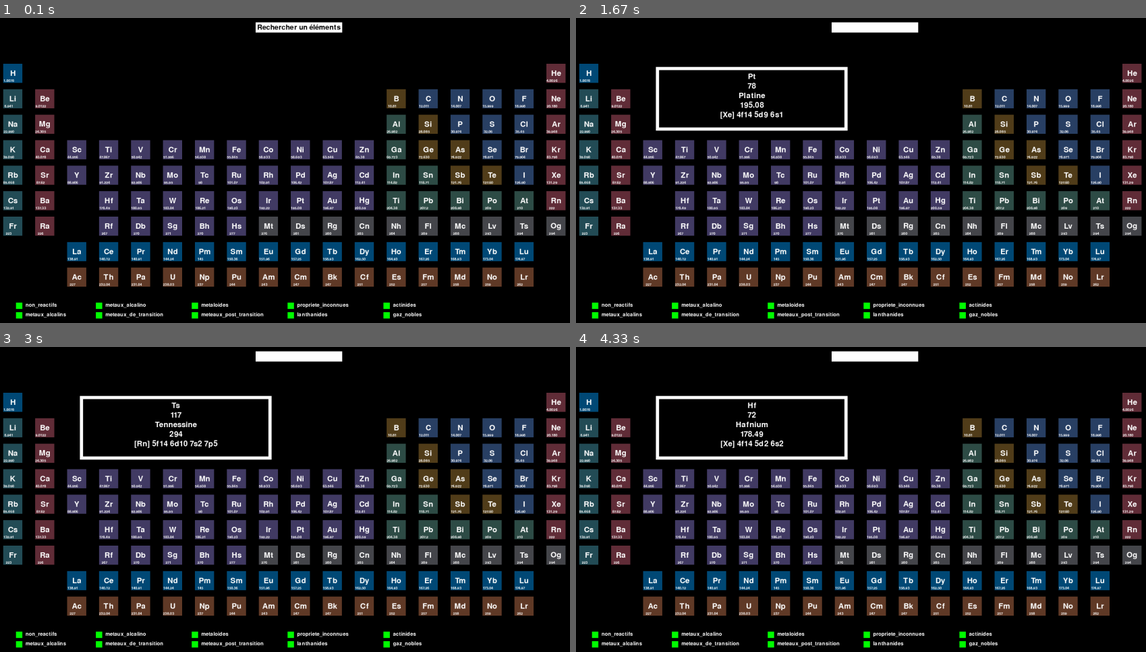
Above: before the commit, frames 1-4 (two rows, left to right).
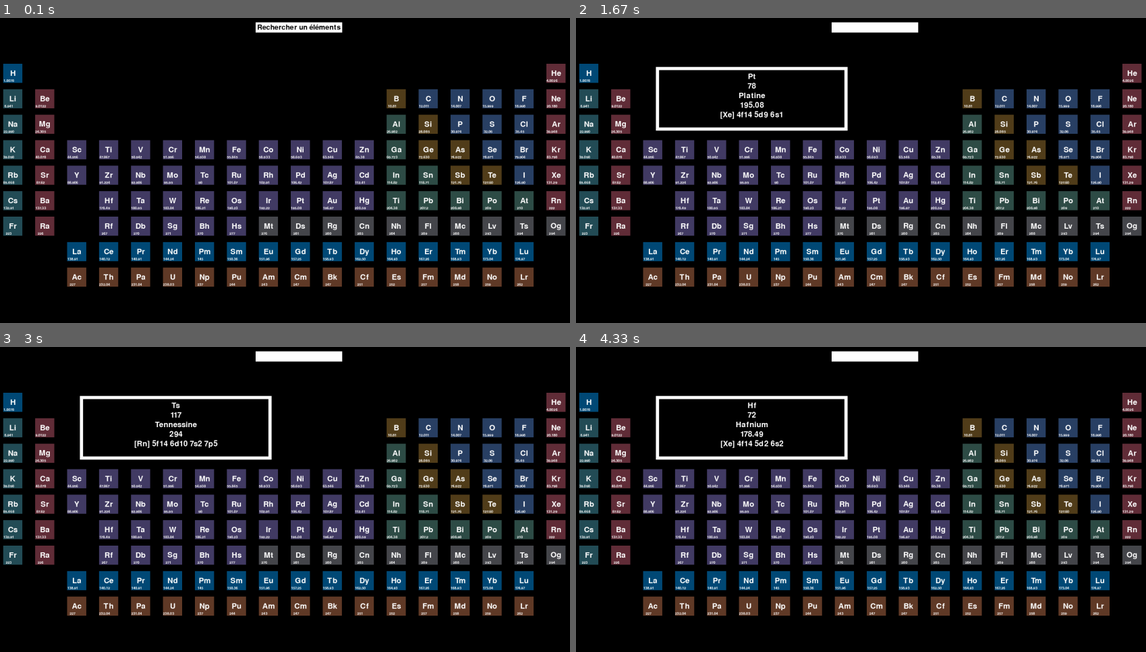
Above: after the commit, the same moments.

Repository: Dwikso/Pygame-Chimie
Game: pygame game, started from init.py
The game is run twice, just before and just after one commit, with the same random seed, the same clock (stepped at 60 frames per second) and the same inputs.
Inputs (mouse positions are in pixels of both pictures, inside the frame that each line leads up to):
- Up to frame 1 (0.1 s): no input
- Up to frame 2 (1.67 s): press the mouse at (735, 179) at 0.37 s; move the mouse to (838, 213) at 0.47 s; release the mouse at (940, 246) at 0.6 s; click (969, 63) at 0.72 s; click (661, 167) at 1.05 s; click (889, 210) at 1.38 s
- Up to frame 3 (3 s): click (461, 554) at 1.72 s; click (461, 475) at 2.05 s; click (524, 478) at 2.38 s; click (518, 566) at 2.72 s
- Up to frame 4 (4.33 s): click (906, 490) at 3.05 s; click (1094, 575) at 3.38 s; click (1043, 539) at 3.72 s; click (690, 523) at 4.05 s

The runs differ from the first frame. In frame 1, 0.9% of the frame differs, in the area x 2-74%, y 93-99%; in frame 2, 0.9%; in frame 3, 0.9%; in frame 4, 0.9%.

Commit message:
First Commit

Diff:
--- a/init.py
+++ b/init.py
@@ -355,14 +355,6 @@
                     pygame.draw.rect(screen, black, (10 + i * 100, 150 + j * 80, 60, 60))
 
 
-
-checked_pos = [(50, 900), (50, 930), (300, 900),
-               (300, 930),(600,900),(600,930),(900,900),
-               (900,930), (1200,900),(1200,930)]
-check_states = [True, True, True, True,True, True, True, True, True, True]
-textes = ["non_reactifs", "metaux_alcalins", "metaux_alcalino","meteaux_de_transition", "metaloides", "meteaux_post_transition",
-          "propriete_inconnues", "lanthanides", "actinides", "gaz_nobles"]
-
 def coordonnees(souris_pos):
     x,y = souris_pos
     i = (x - 10) // 100
@@ -374,9 +366,9 @@
     cle = (i, j)
     if cle in dic:
         value = dic[cle]
-        return value  # Retourne les informations si elles existent
+        return value
     else:
-        return None  # Retourne None si les informations n'existent pas
+        return None
 
 
 def affiche_rect(infos):
@@ -394,46 +386,6 @@
             text_rect.center = (550, y)
             screen.blit(text_surface, text_rect)
             y += 30 #Evite que le texte soit sur la meme ligne
-
-def dessine_checkbox(checked_pos, check_states):
-    for i in range(len(checked_pos)):
-        (x, y) = checked_pos[i]
-
-        pygame.draw.rect(screen, black, (x + 20 + 10, y, 200, 24))
-
-        if check_states[i]:
-            pygame.draw.rect(screen, (0, 255, 0), (x, y, 20, 20))
-        else:
-            pygame.draw.rect(screen, (255, 0, 0), (x, y, 20, 20))
-
-        font = pygame.font.Font(None, 24)
-        text = font.render(textes[i], True, white)
-        screen.blit(text, (x + 20 + 10, y))
-
-def affiche_masque_element(check_states):
-    if not check_states[0]:
-        non_reactif(False)
-    else:
-        non_reactif(True)
-    if not check_states[1]:
-        metaux_alcalins(False)
-    if not check_states[2]:
-        metaux_alcalinos(False)
-    if not check_states[3]:
-        meteaux_de_transitions(False)
-    if not check_states[4]:
-        metaloides(False)
-    if not check_states[5]:
-        meteaux_post_transitions(False)
-    if not check_states[6]:
-        propriete_inconnues(False)
-    if not check_states[7]:
-        lanthanides(False)
-    if not check_states[8]:
-        actinides(False)
-    if not check_states[9]:
-        gaz_nobles(False)
-
 
 
 def dessine_search_bar():
@@ -470,9 +422,7 @@
 
 
 screen.fill(black)
-
-
-
+dessine_tableau()
 
 run = True
 while run:
@@ -488,21 +438,15 @@
 
         if event.type == pygame.MOUSEBUTTONDOWN:
             x, y = event.pos
-            for i in range(len(checked_pos)):
-                (check_x, check_y) = checked_pos[i]
-                if check_x <= x <= check_x + 20 and check_y <= y <= check_y + 20:
-                    check_states[i] = not check_states[i]
-
             souris_x, souris_y = event.pos
             active = search_rect.x < souris_x + search_rect.width and \
                      search_rect.y < souris_y + search_rect.height
             if active:
                 search_text = ""
 
-        dessine_search_bar()
-        dessine_tableau()
-        dessine_checkbox(checked_pos, check_states)
-        affiche_masque_element(check_states)
+
+
+
 
         if event.type == pygame.KEYUP:
             if active:
@@ -518,13 +462,8 @@
                     search_text += event.unicode
 
 
-
-
-
-
-
     #Proprieter Tableau
-
+    dessine_search_bar()
 
     #affiche_rect()
     pygame.display.update()
